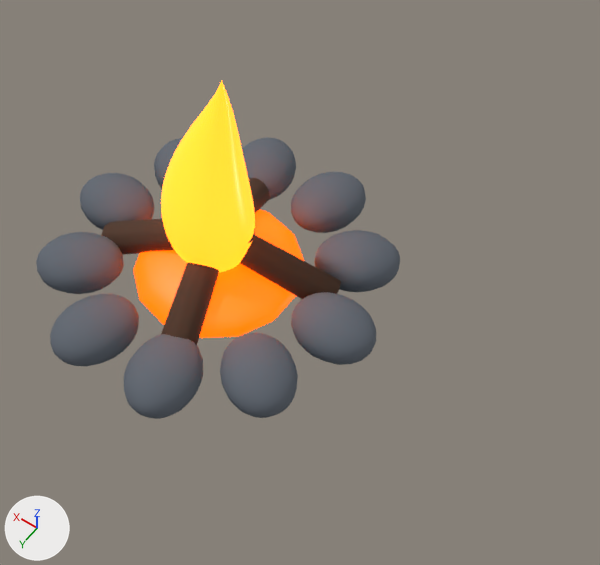
One commit to the Blender file assets/blend/campfire.blend: the scene before it, then after it.
Both versions are drawn from a camera (50 mm lens) standing at (-1.94, 2.0, 3.47) and looking at (-0.5, -0.02, 0.3). The lights are fixed; the arrows at lower left show +X, +Y and +Z. The first picture is the older version.

Objects in the first picture: 'CampfireFlame', 'EmberBed', 'FireLog_0', 'FireLog_1', 'FireLog_2', 'FireLog_3', 'FireStone_0', 'FireStone_1', 'FireStone_2', 'FireStone_3', 'FireStone_4', 'FireStone_5', 'FireStone_6', 'FireStone_7', 'FireStone_8', 'FireStone_9'.
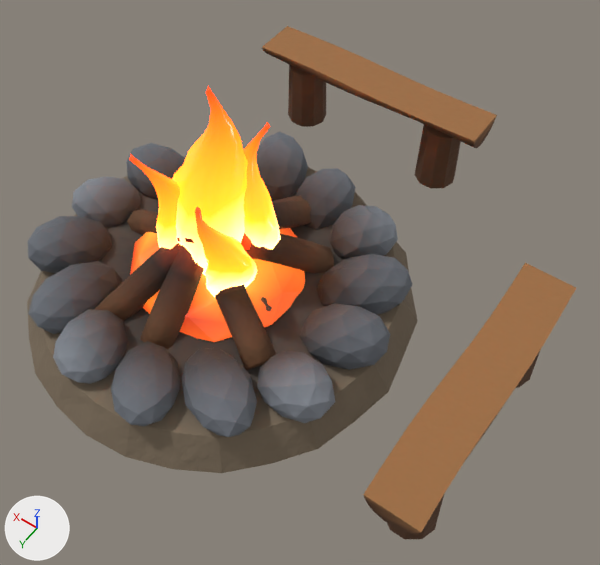
What differs and where, as boxes (x1, y1, x2, y2) in the pictures (600 x 565 px; the box of a moved part takes in the faces that stretch with it):
'CampfireAshAndStones', added
    after: (27, 26, 576, 539)
'CampfireFlame', reshaped, modifiers changed (61% wider, 10% taller)
    before: (161, 80, 255, 272)
    after: (129, 86, 281, 297)
'CampfireLogs', added (brown)
    after: (94, 195, 334, 371)
'EmberBed', reshaped, moved
    before: (133, 209, 304, 338)
    after: (130, 228, 305, 342)
'FireStone_3', deleted
    before: (124, 334, 203, 419)
'FireStone_4', deleted
    before: (220, 332, 298, 418)
'FireStone_2', deleted
    before: (50, 294, 139, 366)
'FireStone_5', deleted
    before: (291, 292, 376, 365)
'FireStone_1', deleted
    before: (36, 232, 124, 294)
'FireStone_6', deleted
    before: (314, 230, 400, 292)
'FireStone_7', deleted
    before: (291, 172, 366, 233)
'FireStone_0', deleted
    before: (80, 173, 154, 230)
'FireLog_2', deleted (brown)
    before: (240, 235, 341, 299)
'FireLog_1', deleted (brown)
    before: (161, 263, 219, 345)
'FireStone_8', deleted
    before: (242, 137, 296, 200)
'FireLog_0', deleted (brown)
    before: (102, 219, 255, 255)
'FireStone_9', deleted
    before: (154, 138, 183, 188)
'FireLog_3', deleted (brown)
    before: (248, 178, 270, 213)
part 1 of me_emberbed, moved or reshaped
    before: (133, 209, 304, 338)
    after: (130, 228, 305, 342)

Diff of the bpy script that builds the scene:
```diff
--- a/assets/blend/campfire.blend.py
+++ b/assets/blend/campfire.blend.py
@@ mat_fireflamemat @@
+mat_fireflamemat = bpy.data.materials.new('FireFlameMat')
+# nodes: BsdfPrincipled, OutputMaterial, VertexColor
@@ mat_fireembermat @@
+mat_fireembermat = bpy.data.materials.new('FireEmberMat')
+# nodes: BsdfPrincipled, Bump, OutputMaterial, TexCoord, TexNoise, VertexColor
@@ mat_firewoodmat @@
+mat_firewoodmat = bpy.data.materials.new('FireWoodMat')
+# nodes: BsdfPrincipled, Bump, OutputMaterial, TexCoord, TexNoise, VertexColor
@@ mat_firestoneashmat @@
+mat_firestoneashmat = bpy.data.materials.new('FireStoneAshMat')
+# nodes: BsdfPrincipled, Bump, OutputMaterial, TexCoord, TexNoise, VertexColor
@@ me_emberbed @@
-me_emberbed.from_pydata(...)  # 128 vertices, 140 faces; spans x -0.439..0.439, y -0.45..0.45, z -0.144..0.144
-me_emberbed.materials.append(mat_emberglow)  # orange #ff4d00, glowing orange #ff5500
+me_emberbed.from_pydata(...)  # 186 vertices, 320 faces; spans x -0.457..0.457, y -0.48..0.48, z -0.024..0.227
+# me_emberbed part 1: 128 vertices removed from x -0.439..0.439, y -0.45..0.45, z -0.144..0.144; 186 vertices added at x -0.457..0.457, y -0.48..0.48, z -0.024..0.227
+# me_emberbed part 2: the surface is now shaded flat
+me_emberbed.materials.append(mat_fireembermat)
@@ me_campfireflame @@
-me_campfireflame.from_pydata(...)  # 210 vertices, 224 faces; spans x -0.212..0.255, y -0.223..0.244, z 0.14..1.29
-me_campfireflame.materials.append(mat_flameglow)  # orange #ff8b24, glowing orange #ff7714
+me_campfireflame.from_pydata(...)  # 725 vertices, 720 faces; spans x -0.328..0.324, y -0.309..0.261, z 0.14..1.27
+# me_campfireflame part 3: 210 vertices removed from x -0.212..0.255, y -0.223..0.244, z 0.14..1.29; 725 vertices added at x -0.328..0.324, y -0.309..0.261, z 0.14..1.27
+me_campfireflame.materials.append(mat_fireflamemat)
@@ ob_firestone_0 @@
-ob_firestone_0 = bpy.data.objects.new('FireStone_0', me_firestone_0)
@@ ob_firestone_1 @@
-ob_firestone_1 = bpy.data.objects.new('FireStone_1', me_firestone_1)
@@ ob_firestone_2 @@
-ob_firestone_2 = bpy.data.objects.new('FireStone_2', me_firestone_2)
@@ ob_firestone_3 @@
-ob_firestone_3 = bpy.data.objects.new('FireStone_3', me_firestone_3)
@@ ob_firestone_4 @@
-ob_firestone_4 = bpy.data.objects.new('FireStone_4', me_firestone_4)
@@ ob_firestone_5 @@
-ob_firestone_5 = bpy.data.objects.new('FireStone_5', me_firestone_5)
@@ ob_firestone_6 @@
-ob_firestone_6 = bpy.data.objects.new('FireStone_6', me_firestone_6)
@@ ob_firestone_7 @@
-ob_firestone_7 = bpy.data.objects.new('FireStone_7', me_firestone_7)
@@ ob_firestone_8 @@
-ob_firestone_8 = bpy.data.objects.new('FireStone_8', me_firestone_8)
@@ ob_firestone_9 @@
-ob_firestone_9 = bpy.data.objects.new('FireStone_9', me_firestone_9)
@@ ob_firelog_0 @@
-ob_firelog_0 = bpy.data.objects.new('FireLog_0', me_firelog_0)
@@ ob_firelog_1 @@
-ob_firelog_1 = bpy.data.objects.new('FireLog_1', me_firelog_1)
@@ ob_firelog_2 @@
-ob_firelog_2 = bpy.data.objects.new('FireLog_2', me_firelog_2)
@@ ob_firelog_3 @@
-ob_firelog_3 = bpy.data.objects.new('FireLog_3', me_firelog_3)
@@ ob_emberbed @@
 ob_emberbed = bpy.data.objects.new('EmberBed', me_emberbed)
-ob_emberbed.location = (0.0, 0.0, 0.08)
+ob_emberbed.location = (0.0, 0.0, 0.0)
@@ ob_campfireflame @@
 ob_campfireflame.location = (0.0, 0.0, 0.0)
-_m = ob_campfireflame.modifiers.new('Subsurf', 'SUBSURF')
-_m.render_levels = 1
@@ ob_campfirelogs @@
+ob_campfirelogs = bpy.data.objects.new('CampfireLogs', me_campfirelogs)  # 448 vertices, 406 faces; spans x -0.583..0.595, y -0.668..0.626, z -0.023..0.582
+ob_campfirelogs.location = (0.0, 0.0, 0.0)
@@ ob_campfireashandstones @@
+ob_campfireashandstones = bpy.data.objects.new('CampfireAshAndStones', me_campfireashandstones)  # 961 vertices, 1444 faces; spans x -1.62..1.04, y -1.62..1.05, z -0.17..0.34
+ob_campfireashandstones.location = (0.0, 0.0, 0.0)
```
